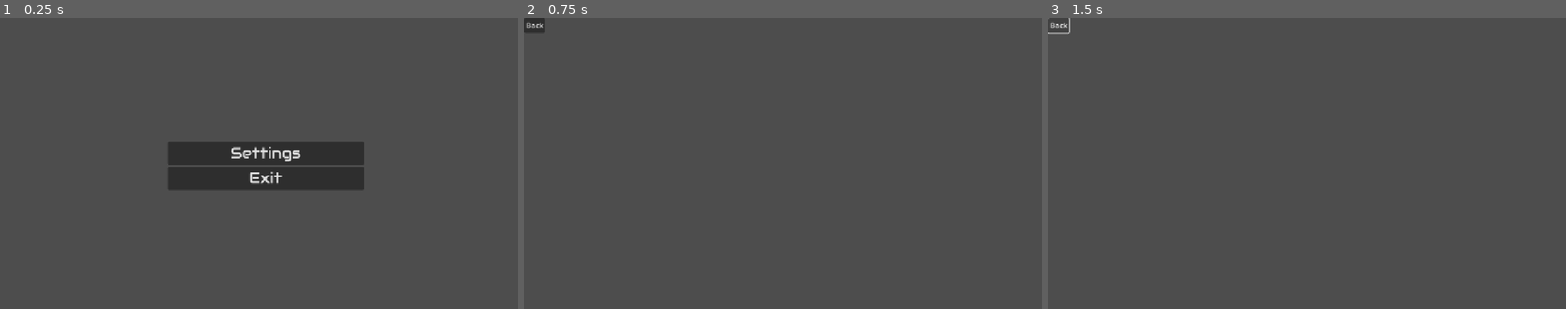
Above: before the commit, frames 1-3 (left to right).
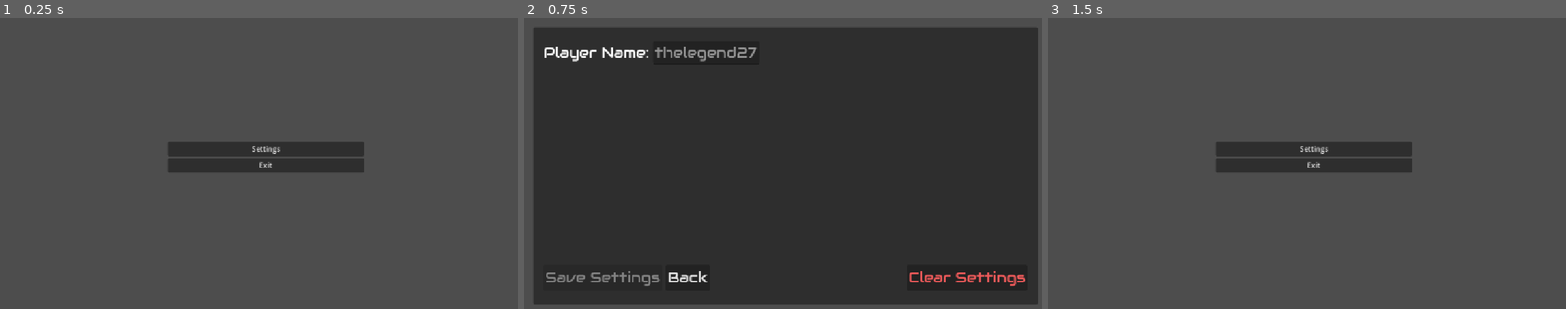
Above: after the commit, the same moments.

Repository: Electron7-7/a-poker-game-made-in-godot
Game: Godot game, scene res://dedicated_main/dedicated_main.tscn
Two runs of this game, one before a commit and one after it. Both use one fixed random seed, a clock stepped at 60 frames per second and the inputs below.
Inputs:
- Up to frame 1 (0.25 s): no input
- Up to frame 2 (0.75 s): click "Settings" at 0.5 s
- Up to frame 3 (1.5 s): click "Back" at 1.25 s

The runs differ from the first frame. In frame 1, 2.9% of the frame differs, in the area x 32-71%, y 44-59%; in frame 2, 92%, in the area x 0-100%, y 0-99%; in frame 3, 3.7%.

Commit message:
feature(menus, settings, save data, and a little more): TODO: Add default values but do it in a way where I don't have to set them in 'GameManager'

Diff:
--- a/dedicated_main/dedicated_main.gd
+++ b/dedicated_main/dedicated_main.gd
@@ -23,4 +23,5 @@
     Engine.physics_ticks_per_second = Common._TICK_RATE
 
 func _ready() -> void:
-    global_MenuManager.LoadRootMenu(MainMenu)
+    global_GameManager.InitSaveData()
+    global_MenuManager.ShowMainMenu()
--- a/managers/game_manager.gd
+++ b/managers/game_manager.gd
@@ -2,6 +2,65 @@
 
 static var _is_game_running   : bool = false
 static var _is_stop_requested : bool = false
+static var _save_file         := ConfigFile.new()
+
+const _save_file_main   := "user://save_data.ini"
+const _save_file_backup := "user://save_data_backup.ini"
+const _try_save_limit   := 10
+
+func _notification(what: int) -> void:
+    if(what == Object.NOTIFICATION_PREDELETE): # Pseudo-Destructor
+        var i : int = 0
+        var save_ret : Error = FAILED
+        while(save_ret != OK && i < _try_save_limit):
+            save_ret = SaveAll()
+            i += 1
+        if(save_ret != OK):
+            printerr("Something went wrong while writing to the save file! There should be a backup save file that you can use to manually fix/update the main save file.")
+
+func DANGEROUS_ClearAllSaveData() -> void:
+    _save_file.save(_save_file_backup)
+    _save_file = ConfigFile.new()
+    _save_file.save(_save_file_main)
+
+func InitSaveData() -> void:
+    if(_save_file.load(_save_file_main) != OK): # Try to load the save file
+        if(_save_file.load(_save_file_backup) != OK): # Try to load the backup file
+            _save_file.save(_save_file_main) # Create a fresh save file
+
+func SaveAll() -> Error:
+    _save_file.save(_save_file_backup)
+    return _save_file.save(_save_file_main)
+
+func LoadAll(section: String) -> SafeReturn:
+    if(!_save_file.has_section(section)):
+        return SafeReturn.new(ERR_DOES_NOT_EXIST, null)
+    var keys_return : Dictionary[String, Variant] = {}
+    var keys : PackedStringArray = _save_file.get_section_keys(section)
+    for key in keys:
+        keys_return[key] = _save_file.get_value(section, key)
+    return SafeReturn.new(OK, keys_return)
+
+func Save(section : String, key : String, data : Variant) -> void:
+    _save_file.set_value(section, key, data)
+
+func SaveSection(section : String, data : Dictionary[String, Variant]) -> void:
+    for key in data:
+        Save(section, key, data.get(key))
+
+func Load(section : String, key : String) -> SafeReturn:
+    if(!_save_file.has_section_key(section, key)):
+        return SafeReturn.new(ERR_DOES_NOT_EXIST, null)
+    return SafeReturn.new(OK, _save_file.get_value(section, key))
+
+func LoadSection(section : String) -> SafeReturn:
+    if(!_save_file.has_section(section)):
+        return SafeReturn.new(ERR_DOES_NOT_EXIST, null)
+    var keys : PackedStringArray = _save_file.get_section_keys(section)
+    var data : Dictionary[String, Variant] = {}
+    for key in keys:
+        data[key] = _save_file.get_value(section, key)
+    return SafeReturn.new(OK, data)
 
 static func Start() -> void:
     if(_is_game_running):
--- a/managers/menu_manager.gd
+++ b/managers/menu_manager.gd
@@ -1,64 +1,21 @@
 class_name MenuManager extends Control
 
-var _root_menu : Control = Control.new()
-var _all_neighbors : Dictionary = {}
+static var _main_menu : Control = preload("res://menus/main_menu.tscn").instantiate()
 
-enum LoadStatus
-{
-    FINISHED = 0,
-    FUCKED   = 1,
-    IGNORED  = 2
-}
-
-func _remove_neighbors(menu : Menu):
-    for child in get_children():
-        if(child == _root_menu):
-            continue
-        _deactivate_menu(child)
-        child.queue_free()
-    _all_neighbors.clear()
-
-func _preload_neighbors(menu : Menu):
-    for neighbor in menu._forward_neighbors:
-        if(!neighbor.can_instantiate() || find_child(neighbor.get_state().get_node_name(0)) != null):
-            continue
-        var new_neighbor : Menu = neighbor.instantiate() as Menu
-        _all_neighbors[neighbor.get_state().get_node_name(0)] = get_child_count()
-        _deactivate_menu(new_neighbor)
-        add_child(new_neighbor, true)
-
-func LoadRootMenu(new_menu : PackedScene) -> LoadStatus:
-    if(new_menu.get_state().get_node_type(0) != StringName("Control")):
-        printerr("MenuManager::LoadMenu(PackedScene) - Attempted to load a Scene that doesn't have a Control node as its root!")
-        return LoadStatus.FUCKED
-
-    if(new_menu.get_state().get_node_name(0) == _root_menu.name):
-        print_debug("Attempted to load a Scene containing a root node with the same name as the currently loaded menu")
-        return LoadStatus.IGNORED
-
-    _remove_neighbors(_root_menu as Menu)
-    _root_menu.queue_free()
-    _root_menu = new_menu.instantiate(PackedScene.GEN_EDIT_STATE_INSTANCE)
-    add_child(_root_menu, true, Node.INTERNAL_MODE_FRONT)
-    _preload_neighbors(_root_menu as Menu)
-    return LoadStatus.FINISHED
-
-func SwitchMenu(new_menu : PackedScene) -> void:
-    var _new_menu : Control = new_menu.instantiate()
-    var _menu_name : StringName = new_menu.get_state().get_node_name(0)
-
-    if(!_all_neighbors.has(_menu_name)):
-        _all_neighbors[_menu_name] = get_child_count()
-        add_child(_new_menu, true)
-        _preload_neighbors(_new_menu as Menu)
-    else:
-        _new_menu = get_child(_all_neighbors.get(_menu_name))
-
-    _deactivate_menu(_root_menu)
-    _activate_menu(_new_menu)
+func _init() -> void:
+    _main_menu.visible = false
+    call_deferred("add_child", _main_menu, true)
 
 func _activate_menu(menu : Control) -> void:
     menu.visible = true
 
 func _deactivate_menu(menu : Control) -> void:
     menu.visible = false
+
+func _solo_menu(menu : Control) -> void:
+    for child in get_children():
+        _deactivate_menu(child as Control)
+    _activate_menu(menu)
+
+func ShowMainMenu() -> void:
+    _solo_menu(_main_menu)
--- a/menus/_loader.gd
+++ /dev/null
@@ -1,30 +0,0 @@
-@tool
-class_name Loader extends Button
-
-static var _menu_script : Script = preload("res://menus/_menu.gd")
-
-@export var menu_to_load : PackedScene = null:
-    set(new_menu):
-        _update_menu(new_menu, menu_to_load)
-        menu_to_load = new_menu
-
-func _ready() -> void:
-    _update_menu(menu_to_load, null)
-
-func _check_owner() -> bool:
-    if(owner == null): # For when 'set(new_menu)' is called before the root Node exists
-        return false
-    if(owner is not Menu && owner.get_script() != _menu_script):
-        printerr("(" + name + ") Loader::_check_owner() - Root node of this scene is not a Menu node (missing _menu script)! The _loader script is designed to work with the _menu script!" % name)
-        return false
-    return true
-
-func _update_menu(new_neighbor : PackedScene, old_neighbor : PackedScene):
-    if(!_check_owner()):
-        return
-    owner.update_neighbor(new_neighbor, old_neighbor)
-
-func _pressed() -> void:
-    if(!_check_owner()):
-        return
-    owner.goto_menu(menu_to_load)
--- a/menus/_menu.gd
+++ /dev/null
@@ -1,26 +0,0 @@
-@tool
-class_name Menu extends Control
-
-var _forward_neighbors : Array[PackedScene] = []
-
-func goto_menu(menu : PackedScene) -> void:
-    if(!_forward_neighbors.has(menu)):
-        printerr("(" + name + ") Menu::goto_menu(menu : PackedScene) - menu does not exist in _forward_neighbors! The menu should still load, but this is undesired behaviour.")
-    if(menu == null):
-        printerr("(" + name + ") Menu::goto_menu(menu : PackedScene) - menu is null!")
-        return
-    global_MenuManager.SwitchMenu(menu)
-
-func update_neighbor(new_neighbor : PackedScene, old_neighbor : PackedScene = null):
-    if(new_neighbor == null):
-        if(old_neighbor == null || !_forward_neighbors.has(old_neighbor)):
-            printerr("(" + name + ") Menu::update_neighbor - both neighbors are null!")
-            return
-        _forward_neighbors.erase(old_neighbor)
-        return
-
-    if(!_forward_neighbors.has(new_neighbor)):
-        _forward_neighbors.append(new_neighbor)
-
-    if(_forward_neighbors.has(old_neighbor)):
-        _forward_neighbors.erase(old_neighbor)
--- a/menus/default_theme.tres
+++ b/menus/default_theme.tres
@@ -5,3 +5,8 @@
 [resource]
 Button/font_sizes/font_size = 32
 Button/fonts/font = ExtResource("1_7454o")
+HBoxContainer/constants/separation = 8
+Label/font_sizes/font_size = 32
+Label/fonts/font = ExtResource("1_7454o")
+LineEdit/font_sizes/font_size = 32
+LineEdit/fonts/font = ExtResource("1_7454o")
--- /dev/null
+++ b/menus/main_menu.gd
@@ -0,0 +1,19 @@
+extends Control
+
+@onready var _settings_button : Button = $"%Settings"
+@onready var _exit_button     : Button = $"%Exit"
+#-------------------------------------------------------------------------------
+@onready var _settings_menu   : Control = $"%SettingsMenu"
+@onready var _main_menu       : Control = $"%MainMenu"
+
+func _ready() -> void:
+    _exit_button.pressed.connect(try_exit)
+    _settings_button.pressed.connect(toggle_settings.bind(true))
+    _settings_menu.close.connect(toggle_settings.bind(false))
+
+func try_exit() -> void:
+    get_tree().quit()
+
+func toggle_settings(toggle_on : bool) -> void:
+    _main_menu.visible     = !toggle_on
+    _settings_menu.visible = toggle_on
--- a/menus/main_menu.tscn
+++ b/menus/main_menu.tscn
@@ -1,31 +1,36 @@
-[gd_scene load_steps=5 format=3 uid="uid://dxnt4m1x7ocog"]
+[gd_scene load_steps=3 format=3 uid="uid://dxnt4m1x7ocog"]
 
-[ext_resource type="Theme" uid="uid://blvtl6fyy5r6g" path="res://menus/default_theme.tres" id="1_rqbgu"]
-[ext_resource type="Script" uid="uid://bki0uyd6jfn5t" path="res://menus/_menu.gd" id="2_oblsv"]
-[ext_resource type="Script" uid="uid://dqc1ofe0x7ufp" path="res://menus/_loader.gd" id="3_a63lr"]
-[ext_resource type="PackedScene" uid="uid://b4kccfefvltc" path="res://menus/settings_menu.tscn" id="4_pwbes"]
+[ext_resource type="Script" uid="uid://d0c7n1bwxv5sn" path="res://menus/main_menu.gd" id="1_ij7vn"]
+[ext_resource type="PackedScene" uid="uid://cumpcrr7w2obm" path="res://menus/settings_menu.tscn" id="4_pwbes"]
 
 [node name="MainMenu" type="Control"]
 layout_mode = 3
-anchors_preset = 0
-theme = ExtResource("1_rqbgu")
-script = ExtResource("2_oblsv")
-metadata/_custom_type_script = ExtResource("2_oblsv")
+anchors_preset = 15
+anchor_right = 1.0
+anchor_bottom = 1.0
+grow_horizontal = 2
+grow_vertical = 2
+script = ExtResource("1_ij7vn")
 
-[node name="PanelContainer" type="VBoxContainer" parent="."]
+[node name="MainMenu" type="VBoxContainer" parent="."]
+unique_name_in_owner = true
 layout_mode = 0
 offset_left = 368.0
 offset_top = 272.0
 offset_right = 800.0
 offset_bottom = 373.0
 
-[node name="Settings" type="Button" parent="PanelContainer"]
+[node name="Settings" type="Button" parent="MainMenu"]
+unique_name_in_owner = true
 layout_mode = 2
 text = "Settings"
-script = ExtResource("3_a63lr")
-menu_to_load = ExtResource("4_pwbes")
-metadata/_custom_type_script = ExtResource("3_a63lr")
 
-[node name="Exit" type="Button" parent="PanelContainer"]
+[node name="Exit" type="Button" parent="MainMenu"]
+unique_name_in_owner = true
 layout_mode = 2
 text = "Exit"
+
+[node name="SettingsMenu" parent="." instance=ExtResource("4_pwbes")]
+unique_name_in_owner = true
+visible = false
+layout_mode = 1
--- /dev/null
+++ b/menus/settings_menu.gd
@@ -0,0 +1,57 @@
+extends Control
+
+signal close
+
+const _settings_section : String = "Settings"
+
+# TODO: Make default values but make it so you can put them here instead of in
+# the GameManager class.
+
+@onready var _confirm_clear : ConfirmationDialog = $"%ConfirmClear"
+@onready var _clear_notify  : AcceptDialog       = $"%ClearNotify"
+@onready var _back_button  : Button   = $"%Back"
+@onready var _save_button  : Button   = $"%Save"
+@onready var _clear_button : Button   = $"%Clear"
+@onready var _player_name  : LineEdit = $"%PlayerName"
+
+func get_settings() -> Dictionary[String, Variant]:
+    return \
+    {
+        _player_name.name: _player_name.text,
+    }
+
+func _confirm_clear_settings() -> void:
+    _confirm_clear.visible = true
+    _confirm_clear.confirmed.connect(clear_settings)
+
+func clear_settings() -> void:
+    global_GameManager.DANGEROUS_ClearAllSaveData()
+    load_settings()
+    _clear_notify.visible = true
+
+func save_settings() -> void:
+    global_GameManager.SaveSection(_settings_section, get_settings())
+    global_GameManager.SaveAll() # FIXME: remove from here and place before application exit, instead
+    _save_button.disabled = true
+
+func load_settings() -> void:
+    var try_get_settings : SafeReturn = global_GameManager.LoadSection(_settings_section)
+    if(!try_get_settings.is_ok()):
+        printerr("SettingsMenu::load_settings() - Something went wrong while loading settings from the settings file!")
+        return
+    var data : Dictionary[String, Variant] = try_get_settings.get_data()
+    _player_name.text = data.get(_player_name.name)
+
+func _unsaved_changes(_unused) -> void:
+    _save_button.disabled = false
+
+func _ready() -> void:
+    _back_button.pressed.connect(_go_back)
+    _save_button.pressed.connect(save_settings)
+    _clear_button.pressed.connect(_confirm_clear_settings)
+    _player_name.text_changed.connect(_unsaved_changes)
+    # connect all settings' relevant "-changed-" signals to "_unsaved_changes"
+    load_settings()
+
+func _go_back() -> void:
+    close.emit()
--- a/menus/settings_menu.tscn
+++ b/menus/settings_menu.tscn
@@ -1,18 +1,98 @@
-[gd_scene load_steps=3 format=3 uid="uid://b4kccfefvltc"]
+[gd_scene load_steps=4 format=3 uid="uid://cumpcrr7w2obm"]
 
-[ext_resource type="Script" uid="uid://bki0uyd6jfn5t" path="res://menus/_menu.gd" id="1_v1dxd"]
-[ext_resource type="Script" uid="uid://dqc1ofe0x7ufp" path="res://menus/_loader.gd" id="2_n4a8d"]
+[ext_resource type="Theme" uid="uid://blvtl6fyy5r6g" path="res://menus/default_theme.tres" id="1_83qjl"]
+[ext_resource type="Script" uid="uid://b5jw2psfkgxsh" path="res://menus/settings_menu.gd" id="2_v0bl3"]
+
+[sub_resource type="StyleBoxEmpty" id="StyleBoxEmpty_v0bl3"]
 
 [node name="SettingsMenu" type="Control"]
 layout_mode = 3
-anchors_preset = 0
-script = ExtResource("1_v1dxd")
-metadata/_custom_type_script = ExtResource("1_v1dxd")
+anchors_preset = 15
+anchor_right = 1.0
+anchor_bottom = 1.0
+grow_horizontal = 2
+grow_vertical = 2
+theme = ExtResource("1_83qjl")
+script = ExtResource("2_v0bl3")
 
-[node name="Loader" type="Button" parent="."]
+[node name="Panel" type="Panel" parent="."]
 layout_mode = 0
-offset_right = 8.0
-offset_bottom = 8.0
+offset_left = 20.0
+offset_top = 20.0
+offset_right = 1129.0
+offset_bottom = 630.0
+
+[node name="VSplitContainer" type="VSplitContainer" parent="Panel"]
+layout_mode = 1
+anchors_preset = -1
+anchor_left = 0.02
+anchor_top = 0.05
+anchor_right = 0.98
+anchor_bottom = 0.95
+grow_horizontal = 2
+grow_vertical = 2
+split_offset = 480
+dragging_enabled = false
+dragger_visibility = 1
+
+[node name="VBoxContainer" type="VBoxContainer" parent="Panel/VSplitContainer"]
+layout_mode = 2
+
+[node name="HBoxContainer" type="HBoxContainer" parent="Panel/VSplitContainer/VBoxContainer"]
+layout_mode = 2
+
+[node name="Label" type="Label" parent="Panel/VSplitContainer/VBoxContainer/HBoxContainer"]
+layout_mode = 2
+text = "Player Name:"
+
+[node name="PlayerName" type="LineEdit" parent="Panel/VSplitContainer/VBoxContainer/HBoxContainer"]
+unique_name_in_owner = true
+layout_mode = 2
+placeholder_text = "thelegend27"
+expand_to_text_length = true
+select_all_on_focus = true
+
+[node name="HBoxContainer" type="HBoxContainer" parent="Panel/VSplitContainer"]
+layout_mode = 2
+
+[node name="Save" type="Button" parent="Panel/VSplitContainer/HBoxContainer"]
+unique_name_in_owner = true
+layout_mode = 2
+disabled = true
+text = "Save Settings"
+
+[node name="Back" type="Button" parent="Panel/VSplitContainer/HBoxContainer"]
+unique_name_in_owner = true
+layout_mode = 2
 text = "Back"
-script = ExtResource("2_n4a8d")
-metadata/_custom_type_script = ExtResource("2_n4a8d")
+
+[node name="VSeparator" type="VSeparator" parent="Panel/VSplitContainer/HBoxContainer"]
+layout_mode = 2
+size_flags_horizontal = 3
+theme_override_styles/separator = SubResource("StyleBoxEmpty_v0bl3")
+
+[node name="Clear" type="Button" parent="Panel/VSplitContainer/HBoxContainer"]
+unique_name_in_owner = true
+layout_mode = 2
+theme_override_colors/font_color = Color(0.93, 0.3534, 0.3534, 1)
+text = "Clear Settings"
+
+[node name="ConfirmClear" type="ConfirmationDialog" parent="."]
+unique_name_in_owner = true
+initial_position = 1
+size = Vector2i(460, 180)
+transient_to_focused = true
+sharp_corners = true
+dialog_text = "Do you really want to reset all your settings?"
+dialog_autowrap = true
+
+[node name="ClearNotify" type="AcceptDialog" parent="."]
+unique_name_in_owner = true
+title = "Settings Reset"
+initial_position = 2
+size = Vector2i(555, 298)
+sharp_corners = true
+dialog_text = "Settings Data Cleared.
+
+A backup of your last saved settings was also made, just in case :3"
+dialog_autowrap = true
--- /dev/null
+++ b/safe_return.gd
@@ -0,0 +1,20 @@
+class_name SafeReturn extends Object
+
+var _status : Error   = ERR_UNCONFIGURED
+var _data   : Variant = null
+
+func _init(status : Error = ERR_UNCONFIGURED, data : Variant = null):
+    _status = status
+    _data   = data
+
+func is_ok() -> bool:
+    return(_status == OK)
+
+func get_status() -> Error:
+    return _status
+
+func get_data() -> Variant:
+    return _data
+
+func data_type() -> Variant.Type:
+    return typeof(_data) as Variant.Type
Not shown, removed: menus/_loader.gd.uid
Not shown, removed: menus/_menu.gd.uid
Not shown, added: menus/main_menu.gd.uid
Not shown, added: menus/settings_menu.gd.uid
Not shown, added: safe_return.gd.uid
